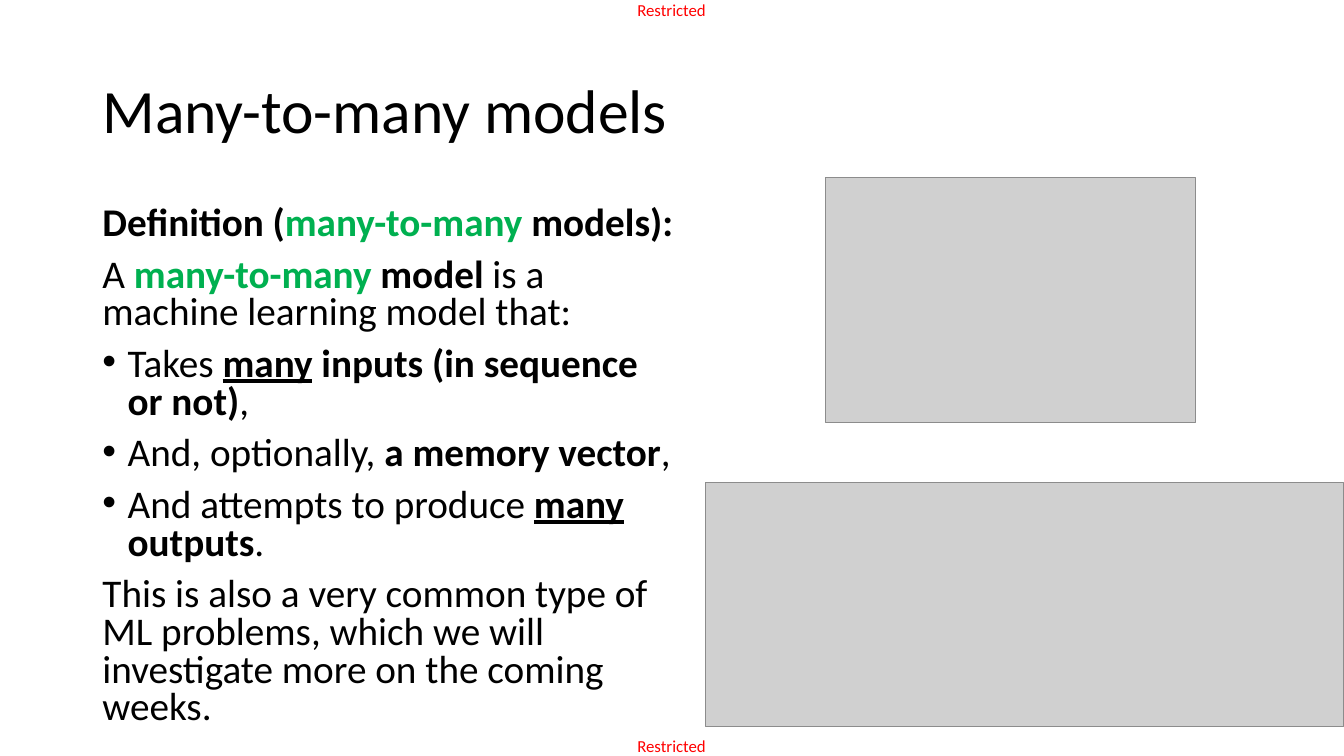
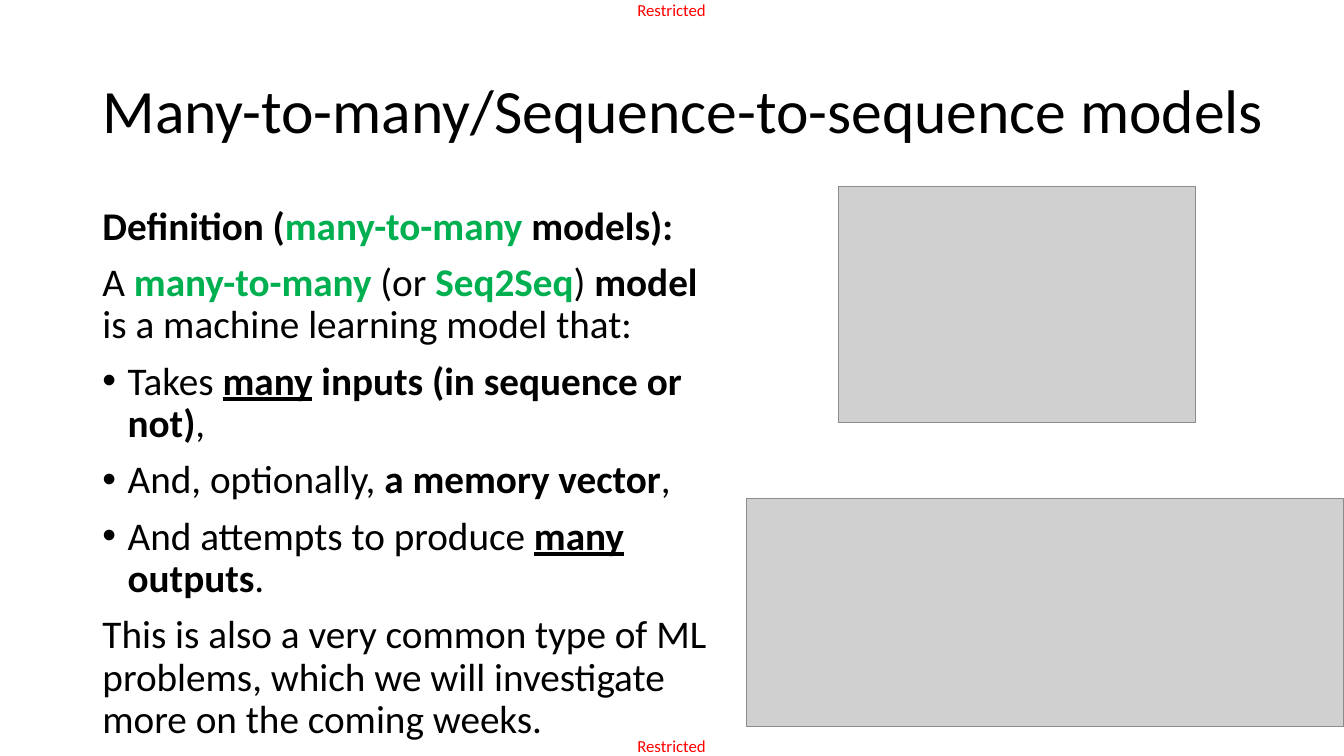
Before and after one commit to matthieudemari/SUTD_DL_50_039, a slide deck: slide 55 of W6/2. W6S2 final/W6S2.pptx (slide 56 before the commit). Drawn at 1344x756 pixels with LibreOffice and Linux fonts; fonts in the diff are those of the drawing; grey boxes stand for pictures. Boxes give left, top, right and bottom in pixels: in the first picture for what was removed or moved away, otherwise in the second. Text is boxed around its words. In the diff, an @@ line names an element or a change of style, - is before the commit and + after.

```diff
--- a/W6/2. W6S2 final/W6S2.pptx
+++ b/W6/2. W6S2 final/W6S2.pptx
@@ title at (x1=102, y1=90, x2=1263, y2=143): text changed @@
-Many-to-many models
+Many-to-many/Sequence-to-sequence models
@@ picture resized from (x1=826, y1=177, x2=1197, y2=422) to (x1=839, y1=187, x2=1197, y2=422) @@
@@ text at (x1=102, y1=211, x2=706, y2=740): line spacing 0.8 to 0.9 @@
@@ text at (x1=102, y1=267, x2=697, y2=345): text changed @@
-A many-to-many model is a machine learning model that:
+A many-to-many (or Seq2Seq) model is a machine learning model that:
@@ picture resized from (x1=706, y1=483, x2=1344, y2=728) to (x1=747, y1=498, x2=1344, y2=727) @@
```
Also in this commit, not shown: 15 other slides changed, 5 slides added, 7 slides removed, 11 other files.
